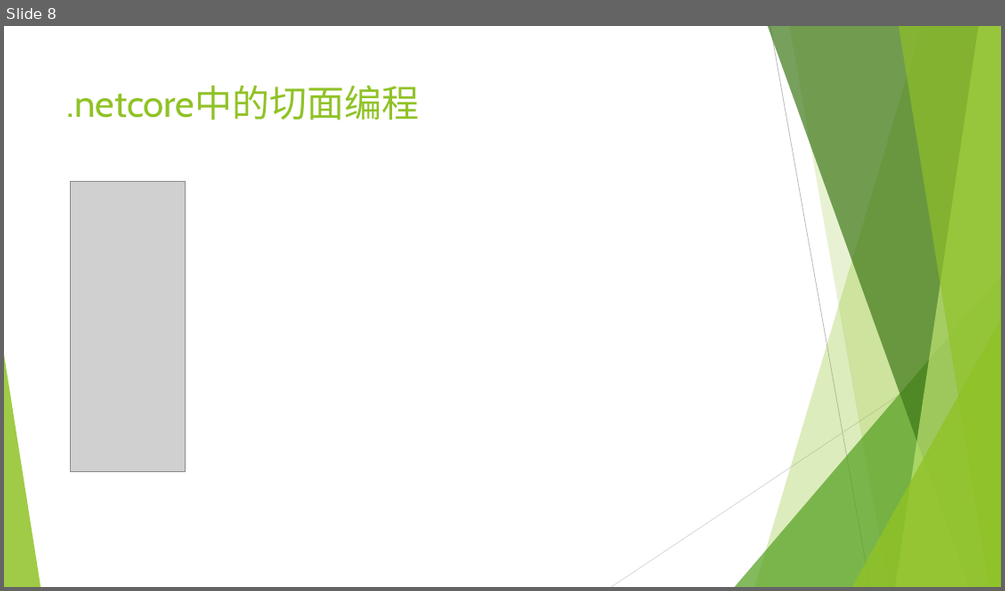
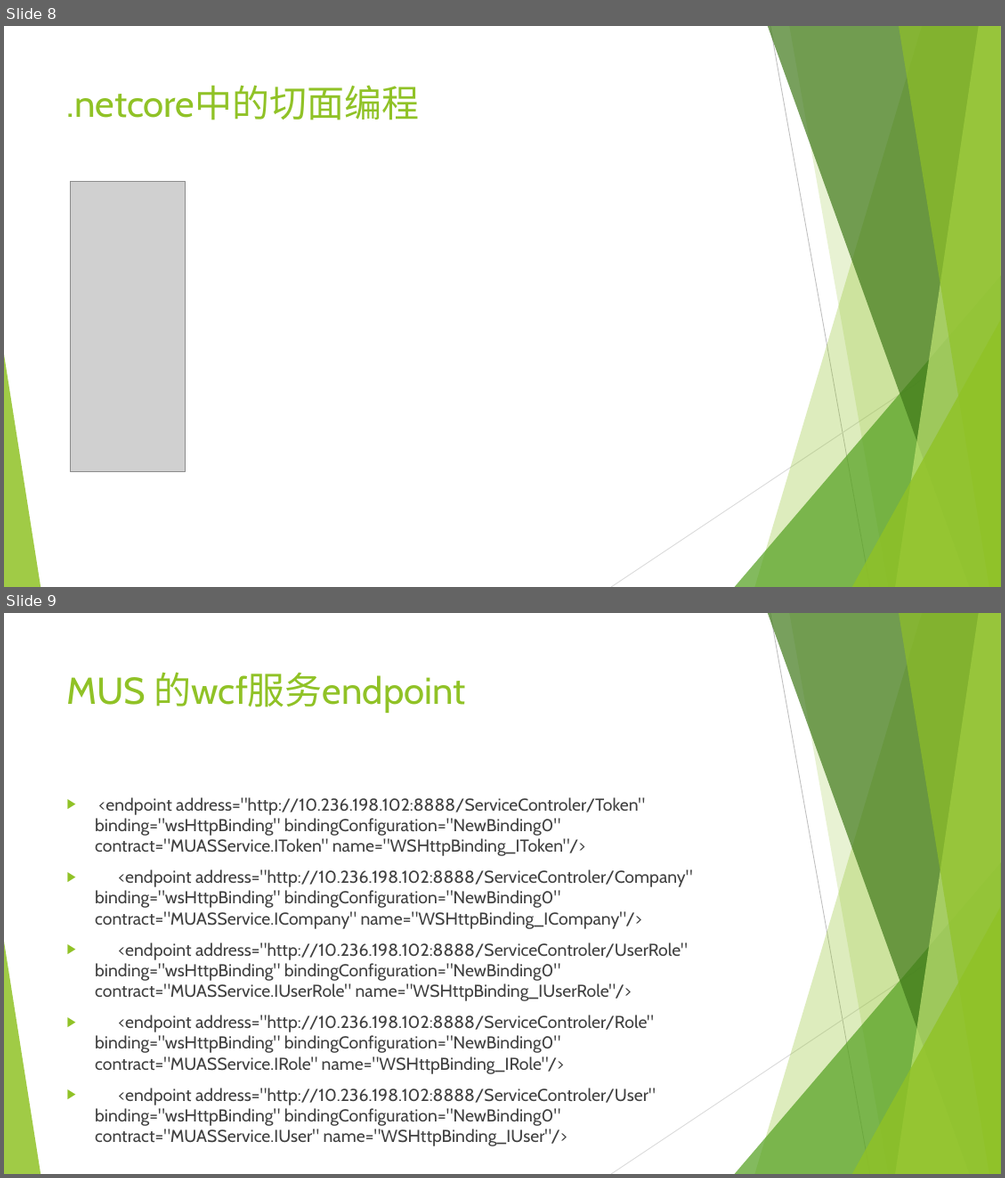
Before and after one commit to sun198986/Station, a slide deck: 后端设计.pptx. Shown one above the other, each under a label of ours: slide 8 before the commit, slides 8 and 9 after it. The pictures are 1005x591 and 1005x1178 pixels, drawn with LibreOffice and Linux fonts; fonts in the diff are those of the drawing; grey boxes stand for pictures. Boxes give left, top, right and bottom in pixels: in the first picture for what was removed or moved away, otherwise in the second. Text is boxed around its words. In the diff, an @@ line names an element or a change of style, - is before the commit and + after.

```diff
--- a/后端设计.pptx
+++ b/后端设计.pptx
@@ slide 9 added at <box>4,613,1001,1174</box>, background #FFFFFF; not listed: 10 template elements that a slide beside it also shows @@
@@ title added at <box>67,672,466,713</box>, 36 pt, text #90C226 @@
+MUS 的wcf服务endpoint
@@ text added at <box>95,797,693,1146</box>, 16.6 pt, text #404040 @@
+▶ <endpoint address="http://10.236.198.102:8888/ServiceControler/Token" binding="wsHttpBinding" bindingConfiguration="NewBinding0" contract="MUASService.IToken" name="WSHttpBinding_IToken"/>
+▶ <endpoint address="http://10.236.198.102:8888/ServiceControler/Company" binding="wsHttpBinding" bindingConfiguration="NewBinding0" contract="MUASService.ICompany" name="WSHttpBinding_ICompany"/>
+▶ <endpoint address="http://10.236.198.102:8888/ServiceControler/UserRole" binding="wsHttpBinding" bindingConfiguration="NewBinding0" contract="MUASService.IUserRole" name="WSHttpBinding_IUserRole"/>
+▶ <endpoint address="http://10.236.198.102:8888/ServiceControler/Role" binding="wsHttpBinding" bindingConfiguration="NewBinding0" contract="MUASService.IRole" name="WSHttpBinding_IRole"/>
+▶ <endpoint address="http://10.236.198.102:8888/ServiceControler/User" binding="wsHttpBinding" bindingConfiguration="NewBinding0" contract="MUASService.IUser" name="WSHttpBinding_IUser"/>
```
Also in this commit, not shown: 1 slide changed, 9 other files.
